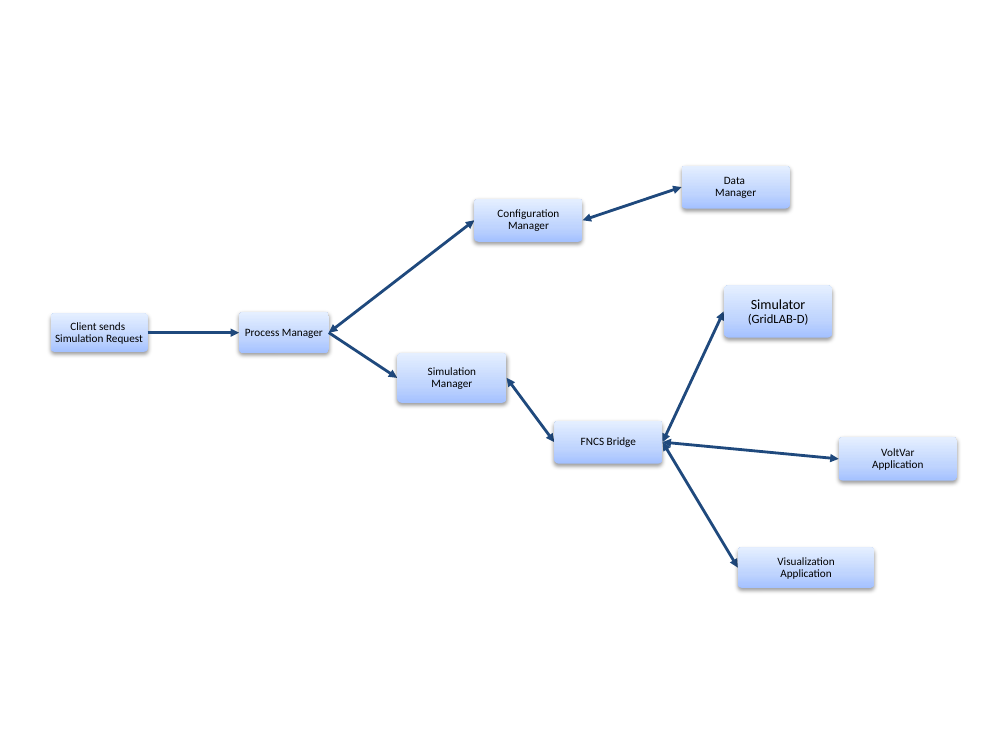
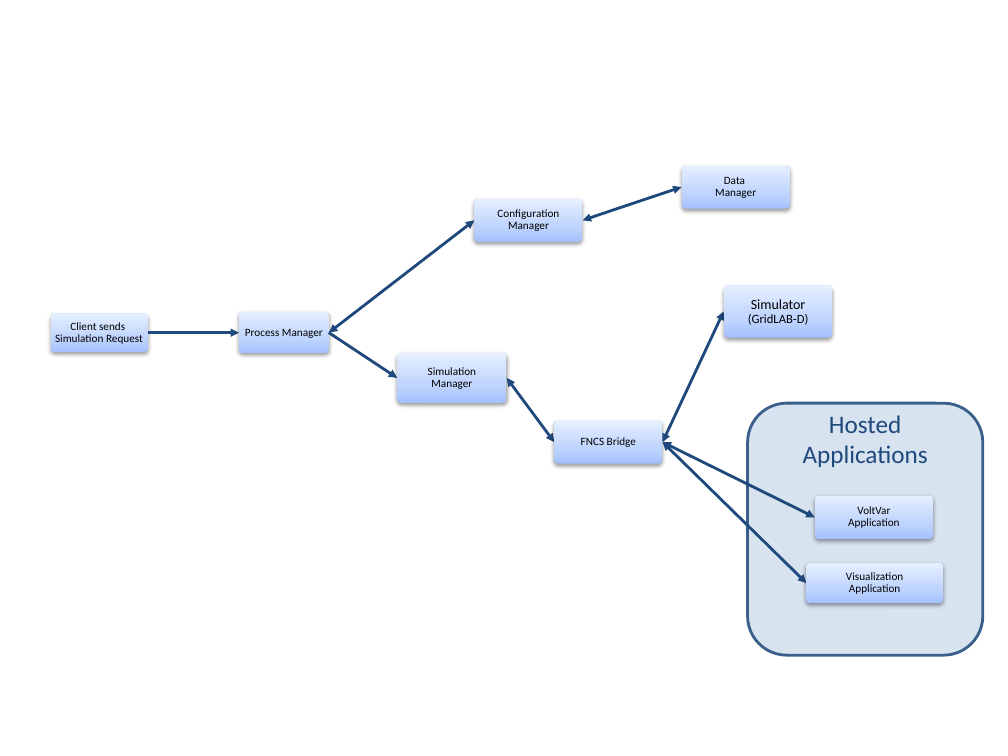
Before and after one commit to GRIDAPPSD/GOSS-GridAPPS-D, a slide deck: slide 1 of docs/source/developer_resources/RC1_Tasks/media/RC1_workflow.pptx. Drawn at 1008x756 pixels with LibreOffice and Linux fonts; fonts in the diff are those of the drawing. Boxes give left, top, right and bottom in pixels: in the first picture for what was removed or moved away, otherwise in the second. Text is boxed around its words. In the diff, an @@ line names an element or a change of style, - is before the commit and + after.

```diff
--- a/docs/source/developer_resources/RC1_Tasks/media/RC1_workflow.pptx
+++ b/docs/source/developer_resources/RC1_Tasks/media/RC1_workflow.pptx
@@ rounded rectangle added at (748,403,983,655), fill #4F81BD at 22% opacity, outline #3A5F8C 2 pt, 18 pt, text #1F497D @@
+Hosted Applications
@@ freeform shape at (661,441,808,585): rotation 59 to 44 degrees; outline redrawn @@
@@ freeform shape at (662,440,816,519): rotation 5 to 26 degrees; outline redrawn @@
@@ rounded rectangle: place and size @@
-rounded rectangle at (839,437,957,481)
+rounded rectangle at (814,496,932,539)
@@ text "VoltVar Application": place and size @@
-text "VoltVar Application" at (872,448,923,470)
+text "VoltVar Application" at (848,506,899,528)
@@ rounded rectangle: place and size @@
-rounded rectangle at (738,547,875,588)
+rounded rectangle at (806,562,943,603)
@@ text "Visualization Application": place and size @@
-text "Visualization Application" at (777,557,834,579)
+text "Visualization Application" at (846,572,903,594)
```
Also in this commit, not shown: 1 other file.
